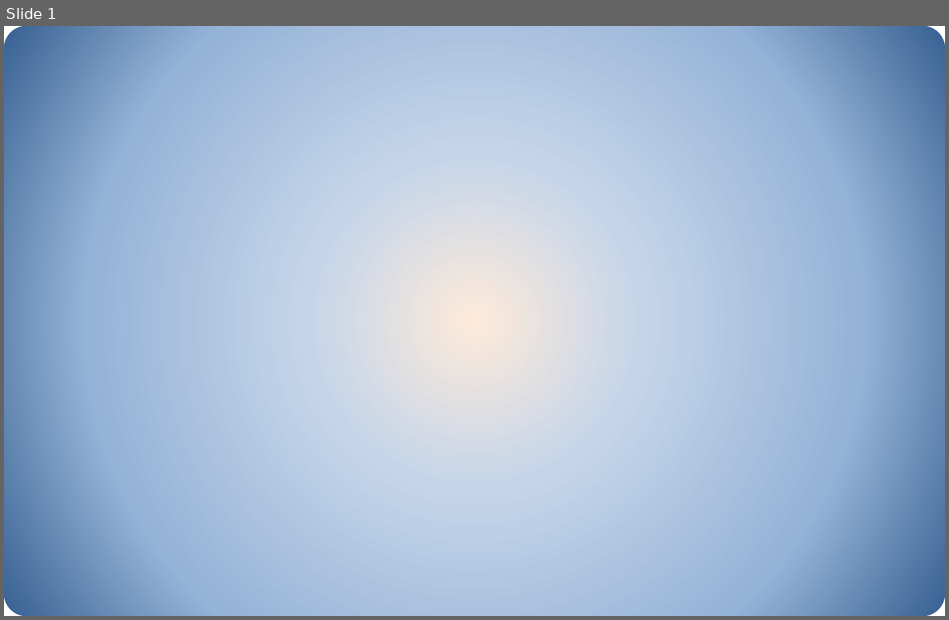
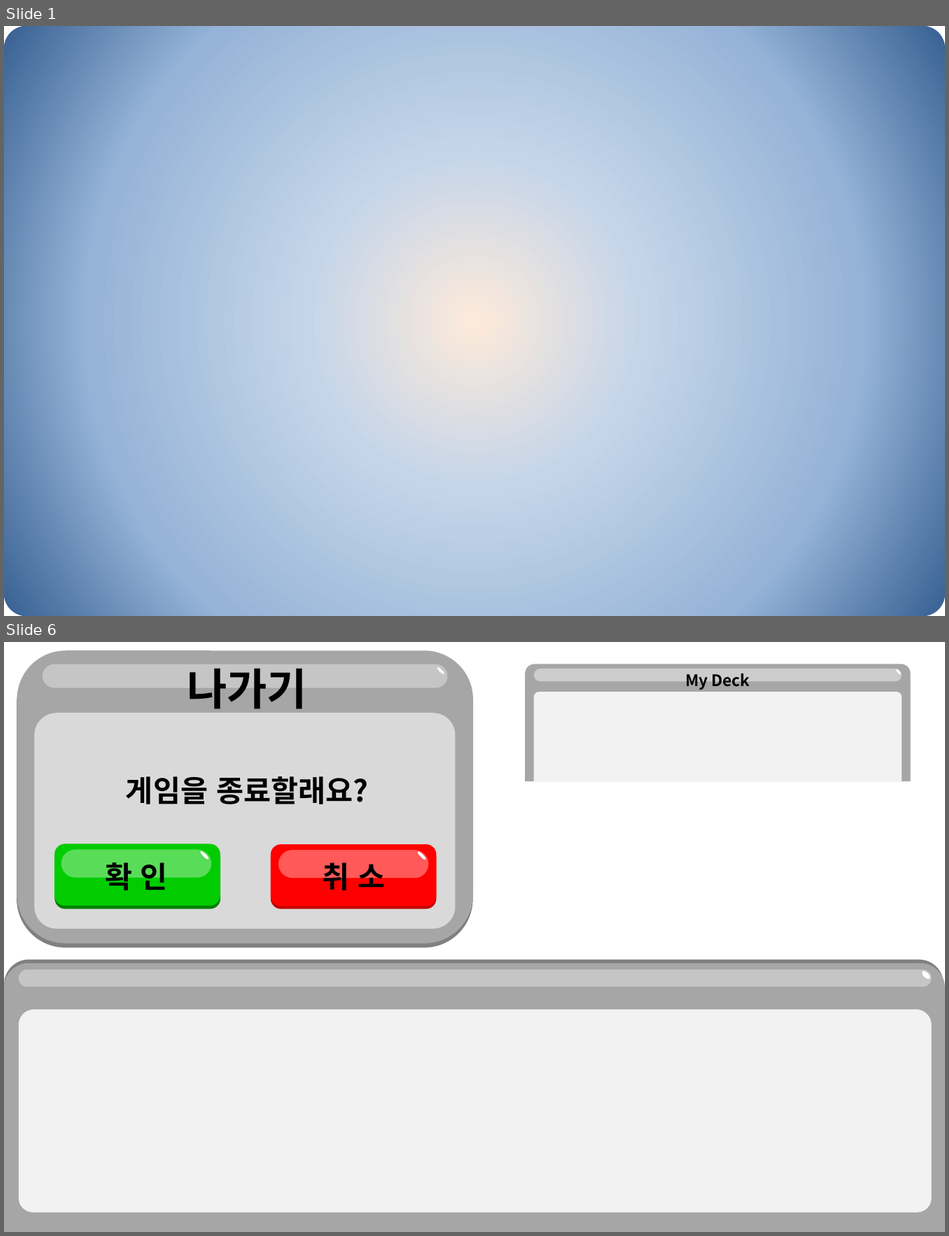
Before and after one commit to JinsooLee-Testing/aww, a slide deck: 기획문서/UI.pptx. Shown one above the other, each under a label of ours: slide 1 before the commit, slides 1 and 6 after it; the slides between them are not shown. The pictures are 949x620 and 949x1236 pixels, drawn with LibreOffice and Linux fonts; fonts in the diff are those of the drawing. Boxes give left, top, right and bottom in pixels: in the first picture for what was removed or moved away, otherwise in the second. Text is boxed around its words. In the diff, an @@ line names an element or a change of style, - is before the commit and + after.

```diff
--- a/기획문서/UI.pptx
+++ b/기획문서/UI.pptx
@@ slide 6 added at <box>4,642,945,1232</box>, background #FFFFFF @@
@@ text added at <box>187,669,307,716</box>, 88 pt, text #000000, bold @@
+나가기
@@ ellipse added at <box>437,666,445,675</box>, fill #FFFFFF @@
@@ group added at <box>525,664,910,781</box>: 3 round same rects, 1 ellipse, 1 text @@
+My Deck
@@ group added at <box>17,650,473,948</box>: 4 rounded rectangles @@
@@ text added at <box>126,776,368,804</box>, 60 pt, text #000000, bold @@
+게임을 종료할래요?
@@ group added at <box>54,844,220,909</box>: 3 rounded rectangles, 1 text, 1 ellipse @@
+확 인
@@ group added at <box>271,844,436,909</box>: 3 rounded rectangles, 1 text, 1 ellipse @@
+취 소
@@ group added at <box>4,959,945,1232</box>: 3 round same rects, 1 rounded rectangle, 1 ellipse @@
```
Also in this commit, not shown: 2 slides changed, 3 other slides added, 1 slide removed, 26 other files.
